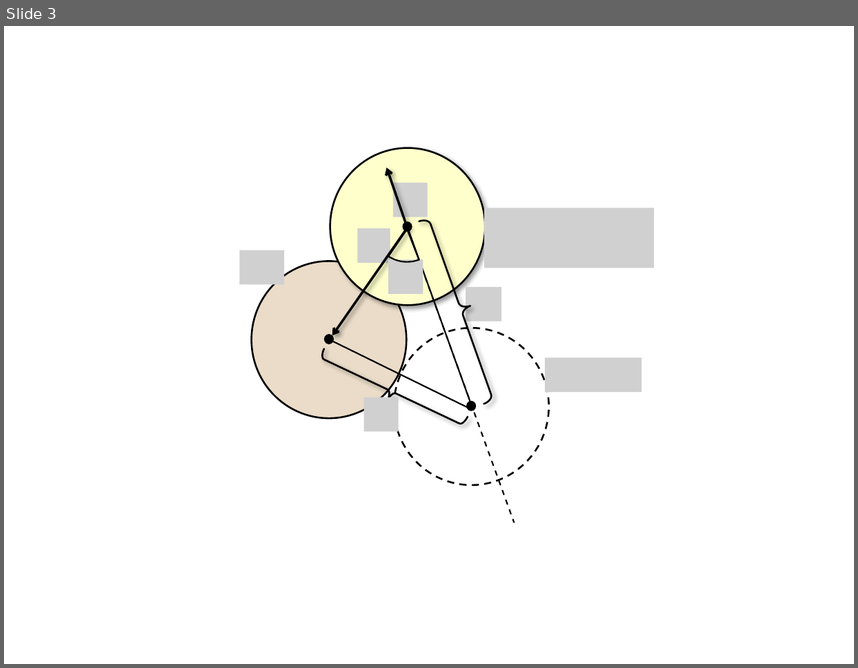
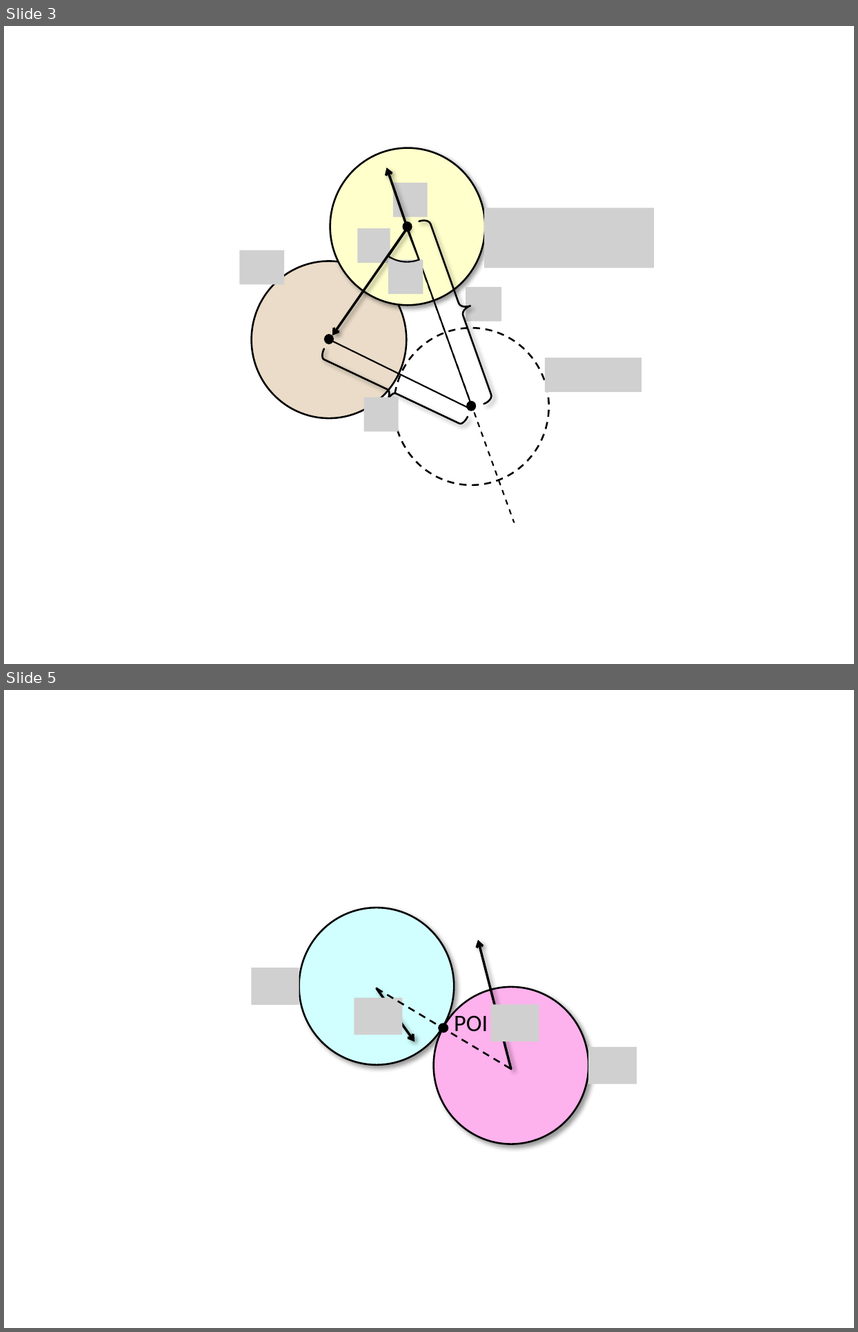
Before and after one commit to Ian-Parberry/sage-docs, a slide deck: Doxygen/physics/1. Pool End Game/figures.pptx. Shown one above the other, each under a label of ours: slide 3 before the commit, slides 3 and 5 after it; the slides between them are not shown. The pictures are 858x668 and 858x1332 pixels, drawn with LibreOffice and Linux fonts; fonts in the diff are those of the drawing; grey boxes stand for pictures. Boxes give left, top, right and bottom in pixels: in the first picture for what was removed or moved away, otherwise in the second. Text is boxed around its words. In the diff, an @@ line names an element or a change of style, - is before the commit and + after.

```diff
--- a/Doxygen/physics/1. Pool End Game/figures.pptx
+++ b/Doxygen/physics/1. Pool End Game/figures.pptx
@@ slide 5 added at [4,690,854,1328], background #FFFFFF @@
@@ ellipse added at [299,907,454,1065], fill #D1FFFF, outline #000000 1.5 pt @@
@@ arrow added from (512, 1069) to (478, 940), #000000 2 pt @@
@@ picture added at [252,967,299,1005] @@
@@ picture added at [355,998,403,1035] @@
@@ arrow added from (377, 988) to (415, 1041), #000000 2 pt @@
@@ line added from (377, 988) to (512, 1069), #000000 1.5 pt dashed @@
@@ ellipse added at [433,987,588,1144], fill #FDB1ED, outline #000000 1.5 pt @@
@@ text added at [454,1012,488,1037], 20 pt, text #000000 @@
+POI
@@ picture added at [491,1005,539,1042] @@
@@ ellipse added at [439,1024,448,1032], fill #000000, outline #000000 1.5 pt @@
@@ picture added at [589,1046,637,1083] @@
```
Also in this commit, not shown: 3 other slides added.
